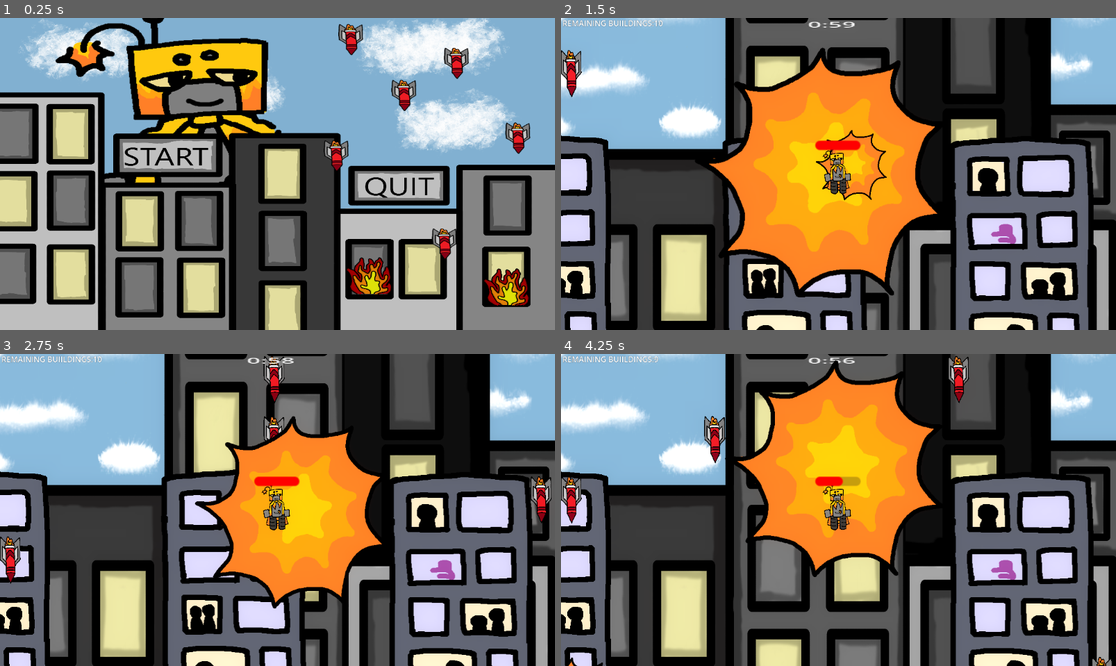
Above: before the commit, frames 1-4 (two rows, left to right).
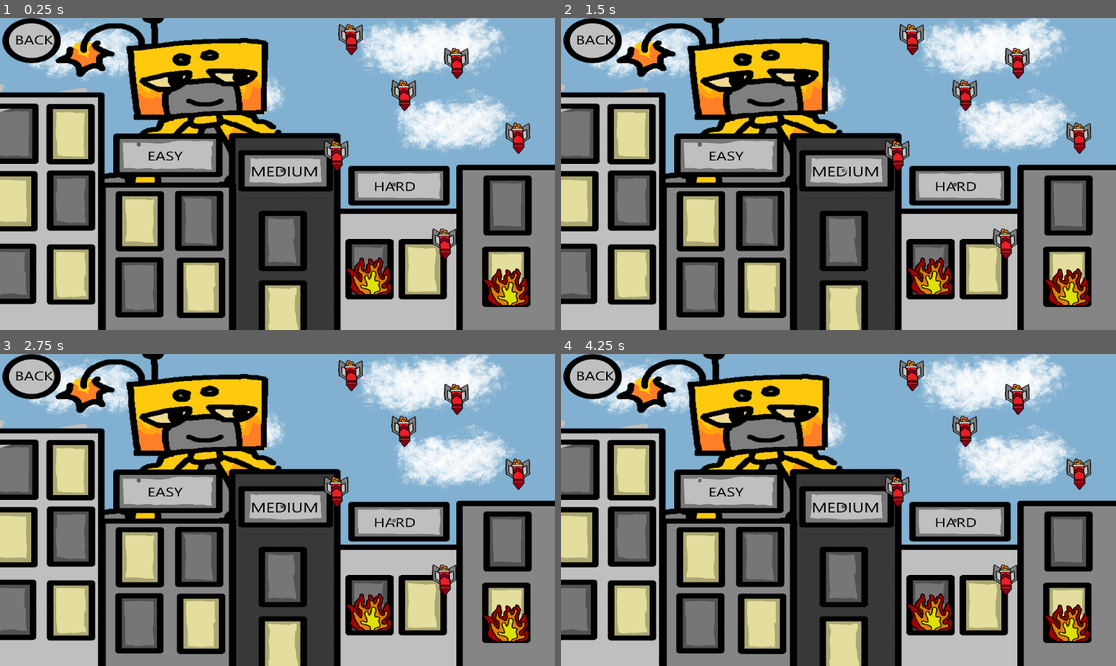
Above: after the commit, the same moments.

Repository: GeirlanthArchivest/oops--i-maybe-did-it-again
Game: Godot game, scene res://Scenes/start_menu.tscn
Same seed, same stepped clock (60 frames per second), same inputs: the game is played once before the commit and once after it. The engine's default icon, where the game draws it, is replaced by a stand-in: a white triangle on a blue panel in a dark square.
Inputs (mouse positions are in pixels of both pictures, inside the frame that each line leads up to):
- Up to frame 1 (0.25 s): no input
- Up to frame 2 (1.5 s): click (727, 155) at 0.52 s; click (844, 170) at 1.27 s
- Up to frame 3 (2.75 s): click (394, 519) at 2.02 s
- Up to frame 4 (4.25 s): click (699, 481) at 2.77 s; click (699, 481) at 3.52 s

The runs differ from the first frame. In frame 1, 4.6% of the frame differs, in the area x 0-79%, y 0-60%; in frame 2, 90%, in the area x 0-100%, y 0-100%; in frame 3, 89%; in frame 4, 89%.

Commit message:
difficulty menu

Diff:
--- a/oops!-i-maybe-did-it-again/Scenes/start_menu.tscn
+++ b/oops!-i-maybe-did-it-again/Scenes/start_menu.tscn
@@ -1,7 +1,8 @@
-[gd_scene load_steps=3 format=3 uid="uid://bb21mnphrjhvp"]
+[gd_scene load_steps=4 format=3 uid="uid://bb21mnphrjhvp"]
 
 [ext_resource type="Script" uid="uid://cexyl3q25cbke" path="res://Scripts/start_menu.gd" id="1_juhg0"]
 [ext_resource type="Texture2D" uid="uid://bkx2gdjkalowj" path="res://Assets/main menu png.png" id="2_jgtwh"]
+[ext_resource type="Texture2D" uid="uid://3iprbjmcxrb6" path="res://Assets/LEVEL MENU.png" id="3_m6uer"]
 
 [node name="Start menu" type="Control"]
 layout_mode = 3
@@ -12,12 +13,18 @@
 grow_vertical = 2
 script = ExtResource("1_juhg0")
 
-[node name="MainMenuPng" type="Sprite2D" parent="."]
+[node name="StartMenu" type="Control" parent="."]
+visible = false
+anchors_preset = 0
+offset_right = 40.0
+offset_bottom = 40.0
+
+[node name="MainMenuPng" type="Sprite2D" parent="StartMenu"]
 position = Vector2(576.00006, 324)
 scale = Vector2(0.32839227, 0.26129034)
 texture = ExtResource("2_jgtwh")
 
-[node name="Startbutton" type="MenuButton" parent="."]
+[node name="Startbutton" type="MenuButton" parent="StartMenu"]
 layout_mode = 0
 offset_left = 235.0
 offset_top = 240.0
@@ -25,7 +32,7 @@
 offset_bottom = 330.0
 theme_override_font_sizes/font_size = 76
 
-[node name="Quitbutton" type="MenuButton" parent="."]
+[node name="Quitbutton" type="MenuButton" parent="StartMenu"]
 layout_mode = 0
 offset_left = 723.0
 offset_top = 307.0
@@ -33,5 +40,39 @@
 offset_bottom = 390.0
 theme_override_font_sizes/font_size = 76
 
-[connection signal="pressed" from="Startbutton" to="." method="_on_startbutton_pressed"]
-[connection signal="pressed" from="Quitbutton" to="." method="_on_quitbutton_pressed"]
+[node name="Difficulty" type="Control" parent="."]
+anchors_preset = 0
+offset_right = 40.0
+offset_bottom = 40.0
+
+[node name="MainMenuPng" type="Sprite2D" parent="Difficulty"]
+position = Vector2(576.00006, 324)
+scale = Vector2(0.32839227, 0.26129034)
+texture = ExtResource("3_m6uer")
+
+[node name="Easy" type="Button" parent="Difficulty"]
+layout_mode = 0
+offset_left = 284.0
+offset_top = 259.0
+offset_right = 292.0
+offset_bottom = 267.0
+
+[node name="Medium" type="Button" parent="Difficulty"]
+layout_mode = 0
+offset_left = 582.0
+offset_top = 313.0
+offset_right = 590.0
+offset_bottom = 321.0
+
+[node name="Hard" type="Button" parent="Difficulty"]
+layout_mode = 0
+offset_left = 814.0
+offset_top = 342.0
+offset_right = 822.0
+offset_bottom = 350.0
+
+[connection signal="pressed" from="StartMenu/Startbutton" to="." method="_on_startbutton_pressed"]
+[connection signal="pressed" from="StartMenu/Quitbutton" to="." method="_on_quitbutton_pressed"]
+[connection signal="pressed" from="Difficulty/Easy" to="." method="_on_easy_pressed"]
+[connection signal="pressed" from="Difficulty/Medium" to="." method="_on_medium_pressed"]
+[connection signal="pressed" from="Difficulty/Hard" to="." method="_on_hard_pressed"]
--- a/oops!-i-maybe-did-it-again/Scripts/Global.gd
+++ b/oops!-i-maybe-did-it-again/Scripts/Global.gd
@@ -5,6 +5,9 @@
 var numOfBuildings = []
 var win:bool
 var scene_to_change_too = ""
+var missile_speed:int
+var level_time:float
+var missile_time:float
 
 func scene_change():
 	get_tree().change_scene_to_file("res://Scenes/win_screen.tscn")
--- a/oops!-i-maybe-did-it-again/Scripts/Level.gd
+++ b/oops!-i-maybe-did-it-again/Scripts/Level.gd
@@ -8,6 +8,8 @@
 func _ready():
 	Global.node_creation_parent = self
 	Global.numOfBuildings = get_tree().get_nodes_in_group("building")
+	$Camera2D/Timer/Timer.wait_time = Global.level_time
+	$"Missile Timer".wait_time = Global.missile_time
 
 func _exit_tree():
 	Global.node_creation_parent = null
--- a/oops!-i-maybe-did-it-again/Scripts/Missile.gd
+++ b/oops!-i-maybe-did-it-again/Scripts/Missile.gd
@@ -6,7 +6,7 @@
 
 # Called every frame. 'delta' is the elapsed time since the previous frame.
 func _process(delta: float) -> void:
-	position.y += 1 * speed * delta
+	position.y += 1 * Global.missile_speed * delta
 
 func _on_hitbox_body_shape_entered(body_rid: RID, body: Node2D, body_shape_index: int, local_shape_index: int) -> void:
 	if body.is_in_group("Floor") or body.is_in_group("Player"):
--- a/oops!-i-maybe-did-it-again/Scripts/start_menu.gd
+++ b/oops!-i-maybe-did-it-again/Scripts/start_menu.gd
@@ -1,7 +1,23 @@
 extends Control
 
 func _on_startbutton_pressed() -> void:
-	get_tree().change_scene_to_file("res://Scenes/main_level.tscn")
+	$StartMenu.visible = false
+	$Difficulty.visible = true
 
 func _on_quitbutton_pressed() -> void:
 	get_tree().quit()
+
+func _on_easy_pressed() -> void:
+	Global.level_time = 130
+	Global.missile_speed = 150
+	Global.missile_time = 1.0
+
+func _on_medium_pressed() -> void:
+	Global.level_time = 60
+	Global.missile_speed = 250
+	Global.missile_time = 0.5
+
+func _on_hard_pressed() -> void:
+	Global.level_time = 60
+	Global.missile_speed = 500
+	Global.missile_time = 0.1
